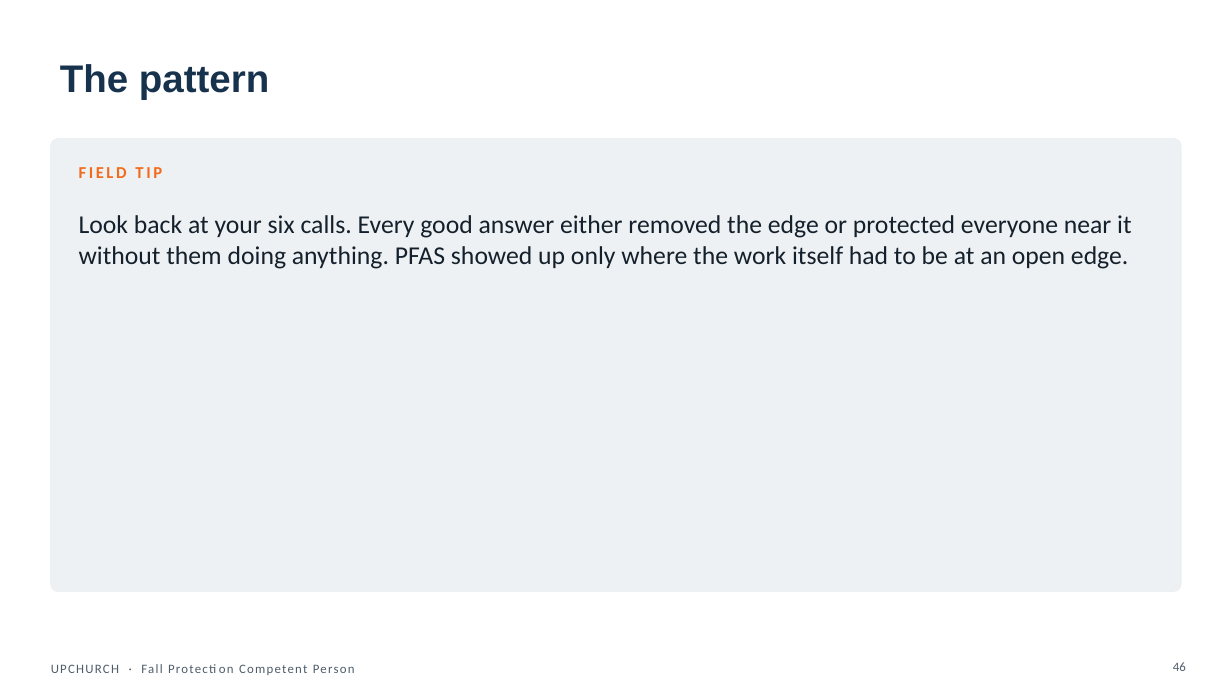
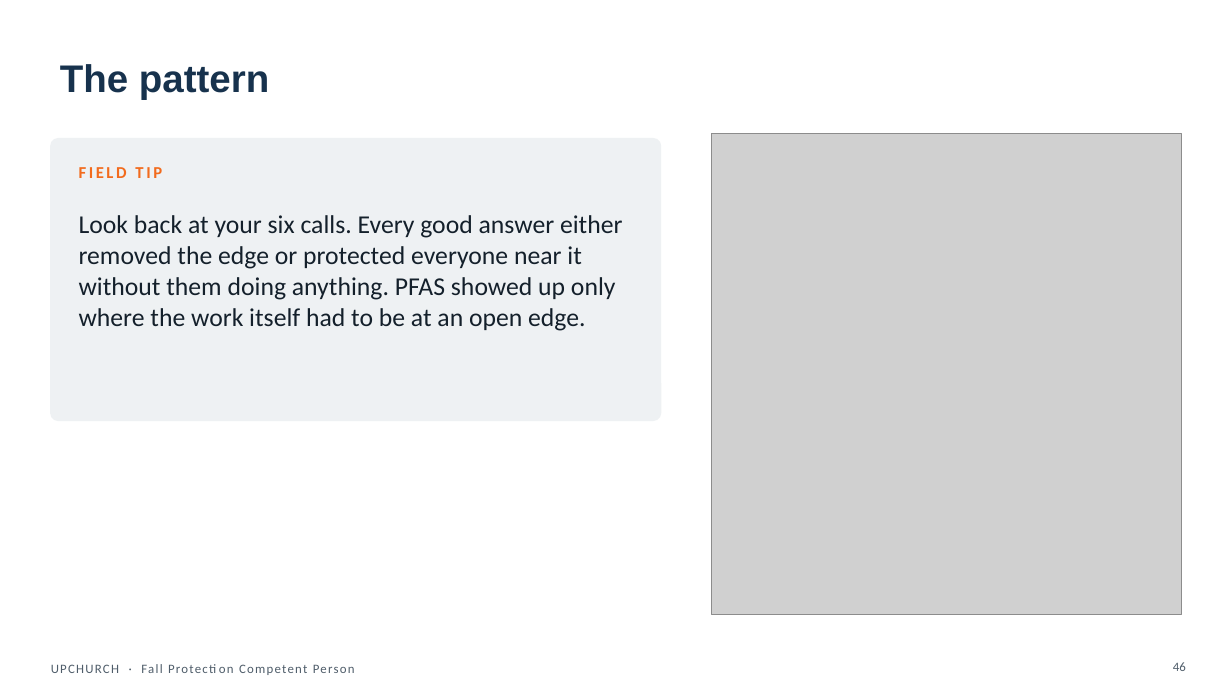
Before and after one commit to jeancastillo1983-max/index, a slide deck: slide 46 of deliverables/powerpoint/FPCP_M4_picking-the-right-system.pptx. Drawn at 1232x693 pixels with LibreOffice and Linux fonts; fonts in the diff are those of the drawing; grey boxes stand for pictures. Boxes give left, top, right and bottom in pixels: in the first picture for what was removed or moved away, otherwise in the second. Text is boxed around its words. In the diff, an @@ line names an element or a change of style, - is before the commit and + after.

```diff
--- a/deliverables/powerpoint/FPCP_M4_picking-the-right-system.pptx
+++ b/deliverables/powerpoint/FPCP_M4_picking-the-right-system.pptx
@@ rounded rectangle: place and size @@
-rounded rectangle at box(51, 139, 1181, 592)
+rounded rectangle at box(51, 139, 661, 421)
@@ rounded rectangle at box(51, 139, 661, 421): proportions changed @@
@@ picture added at box(712, 134, 1181, 615) @@
@@ text "Look back at your six ..." rewrapped from box(79, 215, 1131, 269) to box(79, 215, 622, 331) @@
```
Also in this commit, not shown: 14 other slides changed, 2 slides added, 45 other files.
